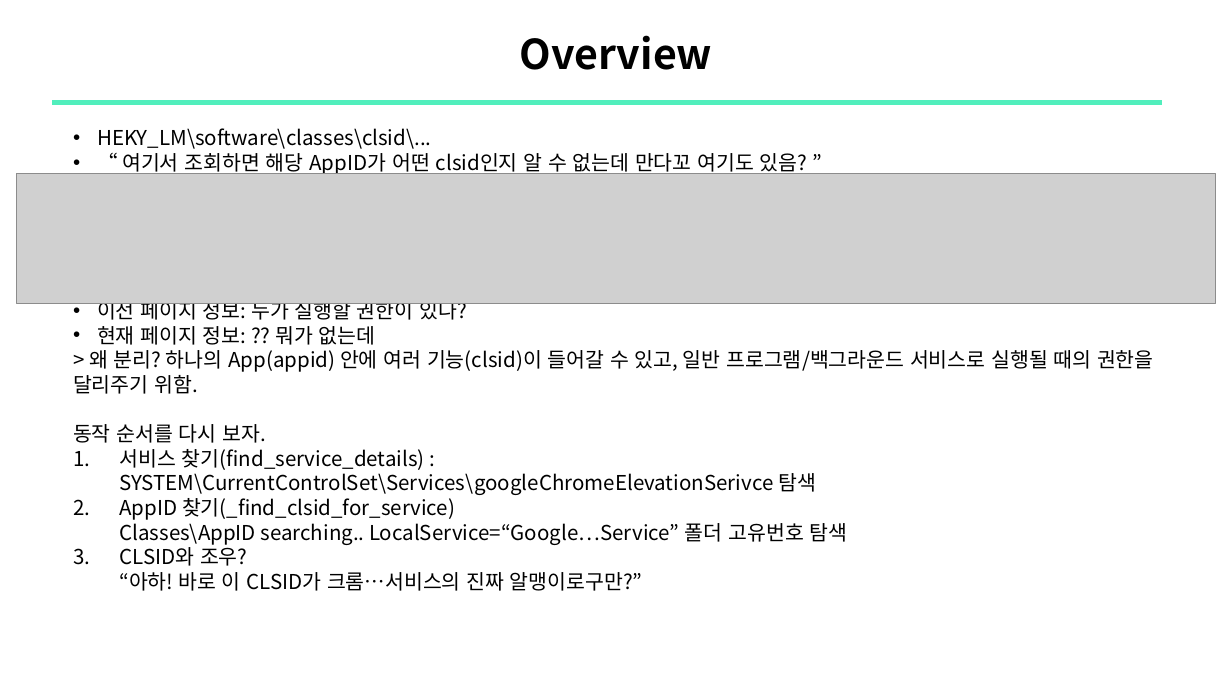
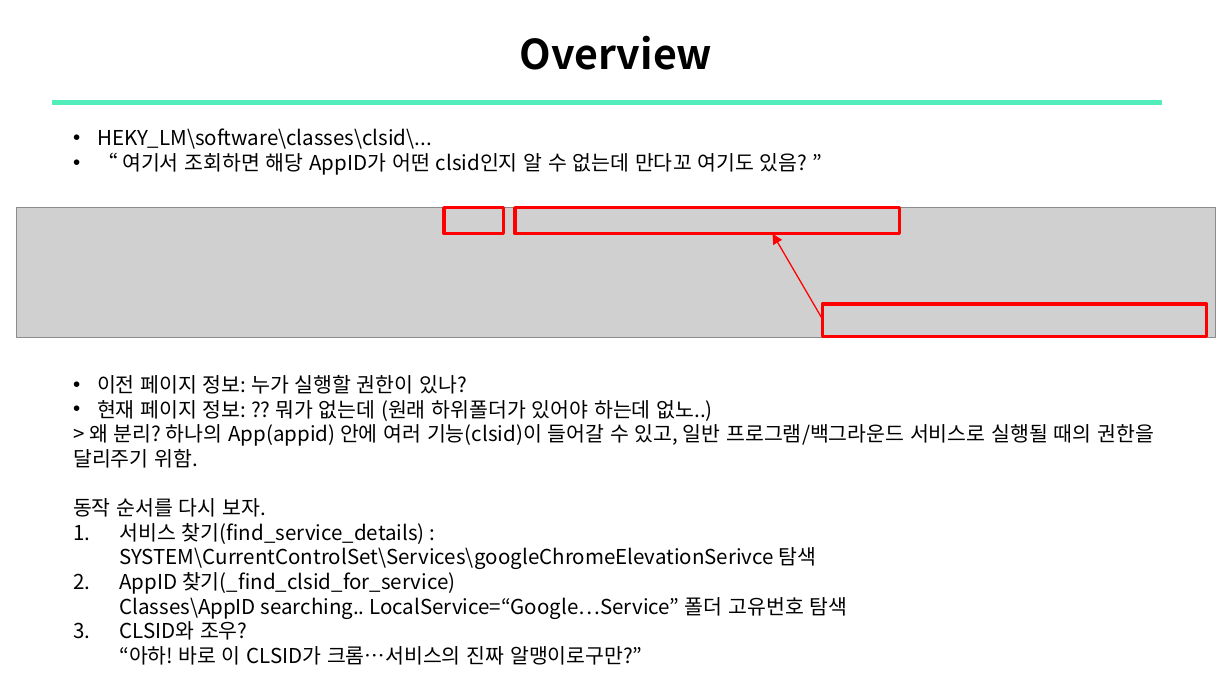
Before and after one commit to sewonpark-sec/SSL-Seminar, a slide deck: slide 11 of 16_COMrade_ABE_Analysis.pptx (slide 4 before the commit). Drawn at 1232x693 pixels with LibreOffice and Linux fonts; fonts in the diff are those of the drawing; grey boxes stand for pictures. Boxes give left, top, right and bottom in pixels: in the first picture for what was removed or moved away, otherwise in the second. Text is boxed around its words. In the diff, an @@ line names an element or a change of style, - is before the commit and + after.

```diff
--- a/16_COMrade_ABE_Analysis.pptx
+++ b/16_COMrade_ABE_Analysis.pptx
@@ picture: place and size @@
-picture at (16, 174, 1215, 303)
+picture at (16, 208, 1215, 338)
@@ rectangle added at (444, 208, 503, 234), outline #FF0000 2 pt @@
@@ rectangle added at (515, 208, 899, 234), outline #FF0000 2 pt @@
@@ arrow added from (822, 319) to (772, 234), #FF0000 0.75 pt @@
@@ rectangle added at (822, 304, 1206, 338), outline #FF0000 2 pt @@
@@ text at (97, 400, 713, 421): text changed @@
-    • 현재 페이지 정보: ?? 뭐가 없는데
+    • 현재 페이지 정보: ?? 뭐가 없는데 (원래 하위폴더가 있어야 하는데 없노..)
```
Also in this commit, not shown: 3 other slides changed, 16 slides added.
